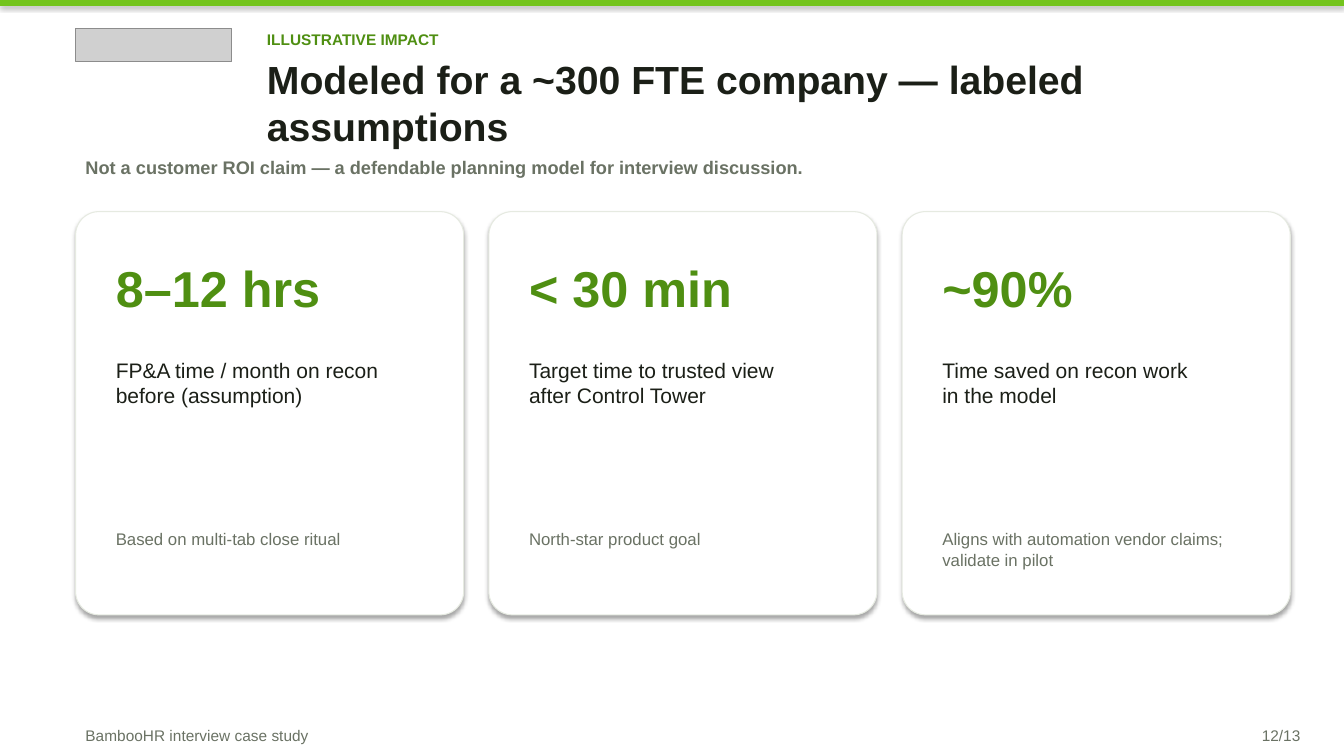
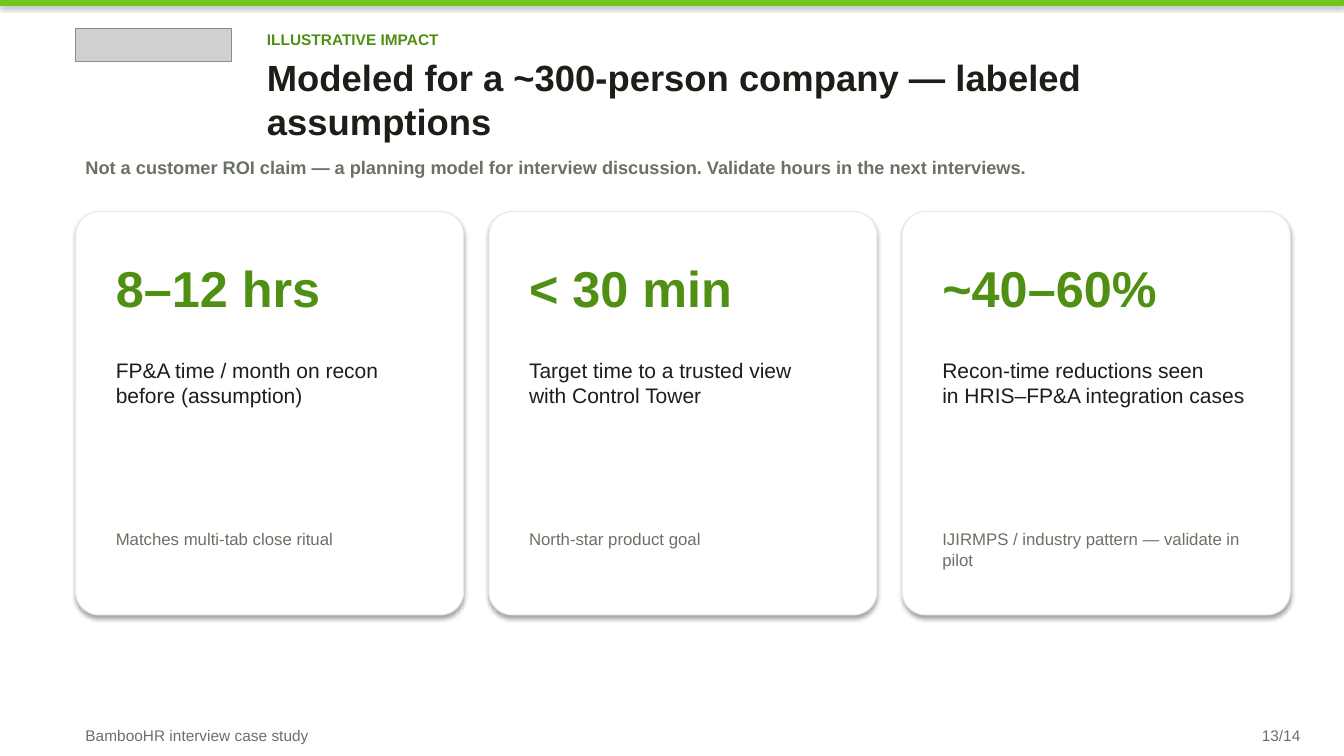
Before and after one commit to Brigdawg/Headcount-Reconciliation, a slide deck: slide 13 of deck/Headcount_Control_Tower_Case_Study.pptx (slide 12 before the commit). Drawn at 1344x756 pixels with LibreOffice and Linux fonts; fonts in the diff are those of the drawing; grey boxes stand for pictures. Boxes give left, top, right and bottom in pixels: in the first picture for what was removed or moved away, otherwise in the second. Text is boxed around its words. In the diff, an @@ line names an element or a change of style, - is before the commit and + after.

Commit message:
Strengthen deck around the problem, client value, and BambooHR value.
Add scrubbed “current spreadsheet” slide, clearer cross-functional process, and market stats focused on HR–Finance cohesion and recon time.

```diff
--- a/deck/Headcount_Control_Tower_Case_Study.pptx
+++ b/deck/Headcount_Control_Tower_Case_Study.pptx
@@ text at <box>267,64,1080,142</box>: text changed; size 28 to 26 pt @@
-Modeled for a ~300 FTE company — labeled assumptions
+Modeled for a ~300-person company — labeled assumptions
@@ text at <box>85,161,1026,178</box>: text changed @@
-Not a customer ROI claim — a defendable planning model for interview discussion.
+Not a customer ROI claim — a planning model for interview discussion. Validate hours in the next interviews.
@@ text at <box>942,271,1156,308</box>: text changed @@
-~90%
+~40–60%
@@ text at <box>529,362,791,404</box>: text changed @@
-Target time to trusted view
-after Control Tower
+Target time to a trusted view
+with Control Tower
@@ text at <box>942,362,1244,408</box>: text changed @@
-Time saved on recon work
-in the model
+Recon-time reductions seen
+in HRIS–FP&A integration cases
@@ text at <box>116,533,333,545</box>: text changed @@
-Based on multi-tab close ritual
+Matches multi-tab close ritual
@@ text at <box>942,533,1239,570</box>: text changed @@
-Aligns with automation vendor claims; validate in pilot
+IJIRMPS / industry pattern — validate in pilot
@@ text at <box>1262,730,1301,741</box>: text changed @@
-12/13
+13/14
```
Also in this commit, not shown: 8 other slides changed, 5 slides added, 4 slides removed, 3 other files.
